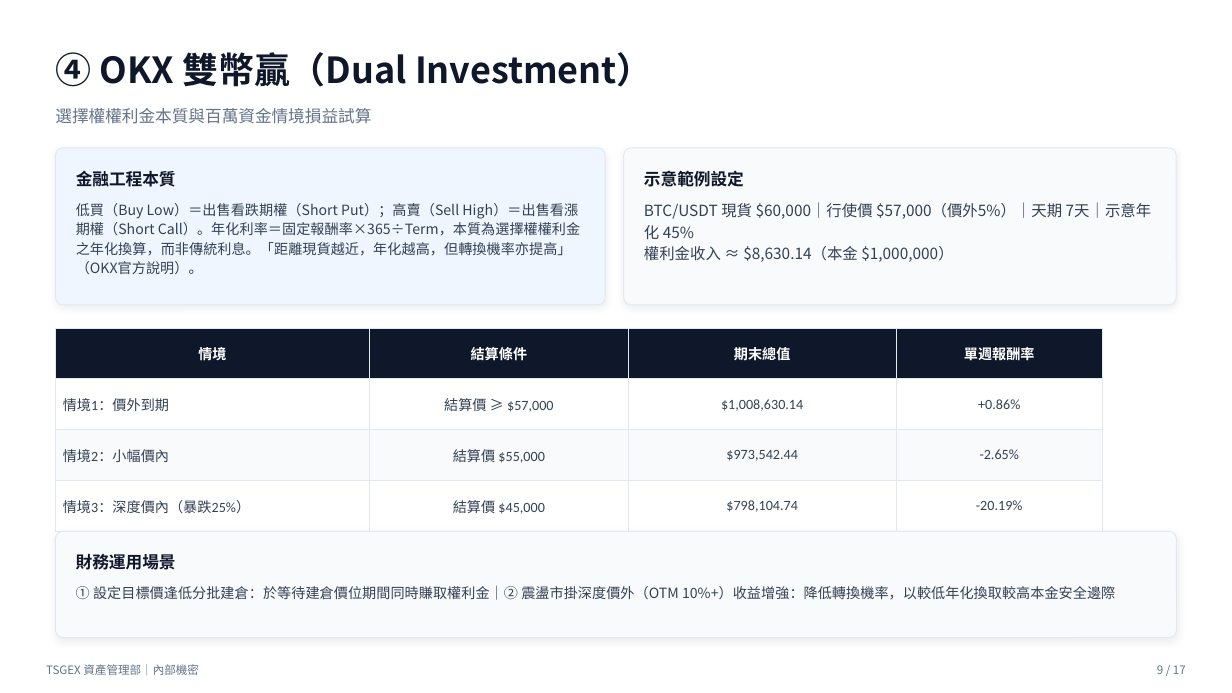
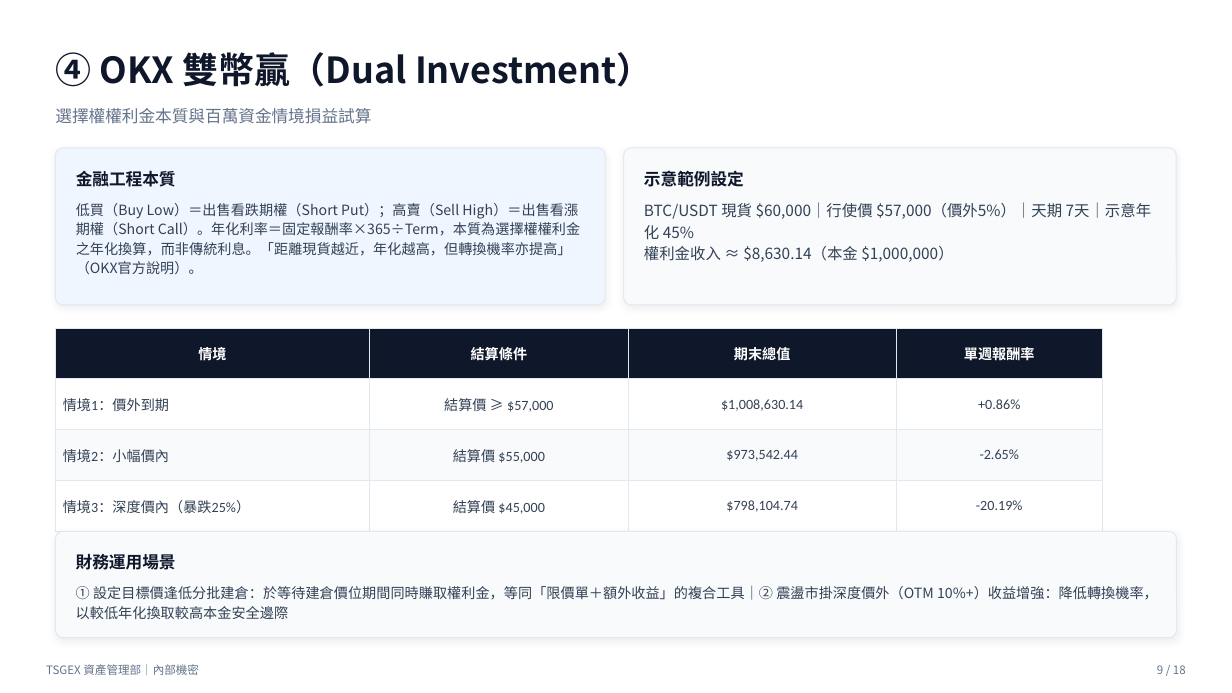
Before and after one commit to Nick-Lai-810362/Nick-Lai-810362, a slide deck: slide 9 of reports/TSGEX_Five_Instrument_Yield_Optimization_Report.pptx. Drawn at 1232x693 pixels with LibreOffice and Linux fonts; fonts in the diff are those of the drawing. Boxes give left, top, right and bottom in pixels: in the first picture for what was removed or moved away, otherwise in the second. Text is boxed around its words. In the diff, an @@ line names an element or a change of style, - is before the commit and + after.

```diff
--- a/reports/TSGEX_Five_Instrument_Yield_Optimization_Report.pptx
+++ b/reports/TSGEX_Five_Instrument_Yield_Optimization_Report.pptx
@@ text at box(76, 586, 1158, 619): text changed @@
-① 設定目標價逢低分批建倉：於等待建倉價位期間同時賺取權利金｜② 震盪市掛深度價外（OTM 10%+）收益增強：降低轉換機率，以較低年化換取較高本金安全邊際
+① 設定目標價逢低分批建倉：於等待建倉價位期間同時賺取權利金，等同「限價單＋額外收益」的複合工具｜② 震盪市掛深度價外（OTM 10%+）收益增強：降低轉換機率，以較低年化換取較高本金安全邊際
@@ text at box(1157, 665, 1186, 674): text changed @@
-9 / 17
+9 / 18
```
Also in this commit, not shown: 15 other slides changed, 1 slide added, 1 other file.
